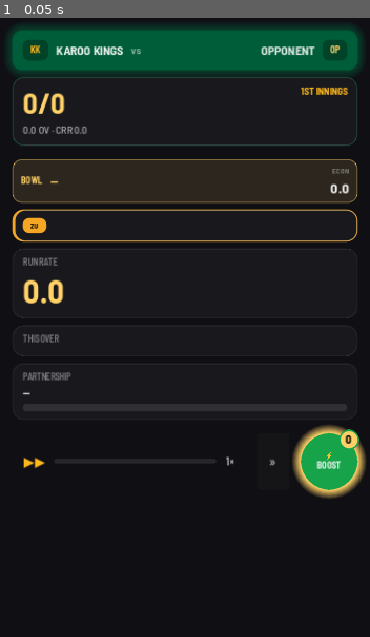
Above: before the commit, frame 1.
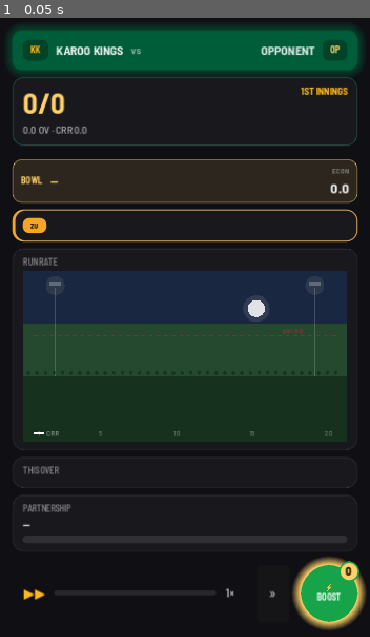
Above: after the commit, the same moment.

Repository: nico101rsa/cricket-v3
Game: Godot game, scene res://scenes/interactive_match/interactive_match.tscn
Two runs of this game, one before a commit and one after it. Both use one fixed random seed, a clock stepped at 60 frames per second and the inputs below. This scene is started directly instead of the project's main scene.
Inputs:
- Up to frame 1 (0.05 s): no input

The runs differ from the first frame. In frame 1, 29% of the frame differs, in the area x 5-99%, y 40-99%.

Commit message:
feat: mount the run-rate chart in the interactive match screen (replaces numeric panel)
Co-Authored-By: Claude Opus 4.8 <noreply@anthropic.com>

Diff:
--- a/scenes/interactive_match/interactive_match.gd
+++ b/scenes/interactive_match/interactive_match.gd
@@ -41,7 +41,7 @@
 var _bowler_row: PanelContainer; var _bowl_lbl: Label; var _bowl_name: Label; var _bowl_stat: Label; var _bowl_fig: Label
 var _comm_chip: Label; var _comm_lbl: Label
 var _body: Control; var _body_vbox: VBoxContainer
-var _crr_big: Label; var _req_big: Label
+var _chart: RunRateChart
 var _over_grid: GridContainer
 var _pship_names: Label; var _pship_runs: Label; var _pship_bar: ProgressBar
 var _autosim_bar: Button; var _play_lbl: Label; var _speed_lbl: Label; var _sim_progress: ProgressBar
@@ -184,15 +184,16 @@
 	_body_vbox.add_theme_constant_override("separation", 7)
 	_body.add_child(_body_vbox)
 
-	# Run rate viz
+	# Run-rate chart (hero viz) — replaces the old numeric run-rate panel. The CRR
+	# number still lives in the scorebar meta (v.score_meta "… CRR x.x").
 	var rr := _panel(UIStyle.panel())
 	var rv := VBoxContainer.new()
 	rv.add_child(_lbl("RUN RATE", 9, Palette.WHITE_DIM, HORIZONTAL_ALIGNMENT_LEFT, Fonts.W_LABEL))
-	var rrh := HBoxContainer.new()
-	_crr_big = _lbl("0.0", 34, Palette.GOLD, HORIZONTAL_ALIGNMENT_LEFT, Fonts.W_BOLD, true)
-	_req_big = _lbl("", 21, Palette.RED, HORIZONTAL_ALIGNMENT_RIGHT, Fonts.W_BOLD, true)
-	rrh.add_child(_crr_big); rrh.add_child(_spacer()); rrh.add_child(_req_big)
-	rv.add_child(rrh)
+	_chart = RunRateChart.new()
+	_chart.name = "RunRateChart"
+	_chart.custom_minimum_size = Vector2(0, 180)
+	_chart.size_flags_horizontal = Control.SIZE_EXPAND_FILL
+	rv.add_child(_chart)
 	rr.add_child(rv)
 	_body_vbox.add_child(rr)
 
@@ -770,10 +771,9 @@
 	# Commentary
 	_comm_chip.text = v.lang
 	_comm_lbl.text = v.commentary
-	# Run rate
-	_crr_big.text = v.crr
-	_req_big.text = v.req_value
-	_req_big.add_theme_color_override("font_color", Palette.RED if v.innings_tag == "CHASING" else Palette.WHITE_DIM)
+	# Run-rate chart
+	var chart_accent: Color = Palette.country_set(v.my_code)["accent"]
+	_chart.set_data(v.chart, chart_accent)
 	# This over
 	for c in _over_grid.get_children(): c.queue_free()
 	for cell in v.this_over:
--- a/tests/unit/test_interactive_match_scene.gd
+++ b/tests/unit/test_interactive_match_scene.gd
@@ -23,6 +23,10 @@
 	_scene.set_session(s, "Karoo Kings", "Opponent")
 	_scene.boot()
 	assert_gt(_scene.event_count(), 0, "event stream loaded")
+	# Run-rate chart present + visible (the numeric placeholder is replaced).
+	var chart: Node = _scene.find_child("RunRateChart", true, false)
+	assert_not_null(chart, "run-rate chart mounted in the match screen")
+	assert_gt(chart.size.y, 0.0, "chart not collapsed")
 
 func test_overlay_appears_at_a_dismissal():
 	var s := _make_session()
